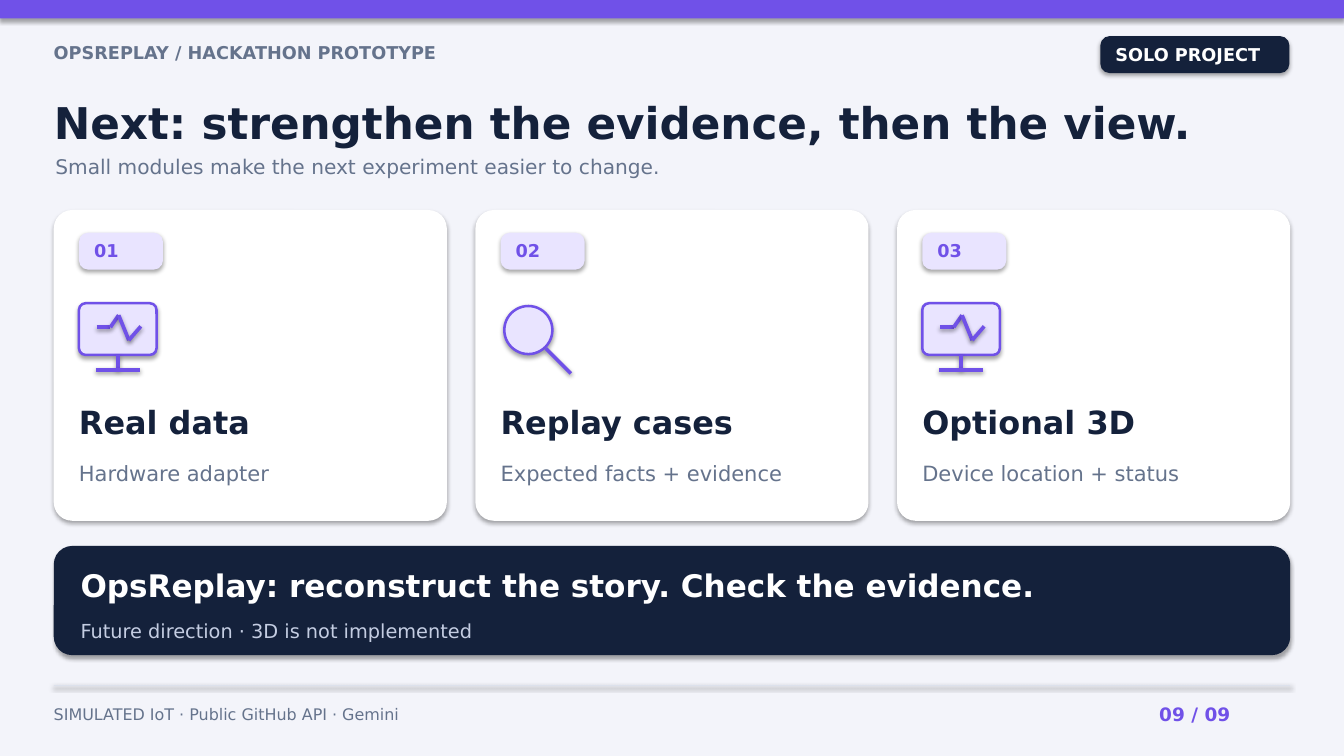
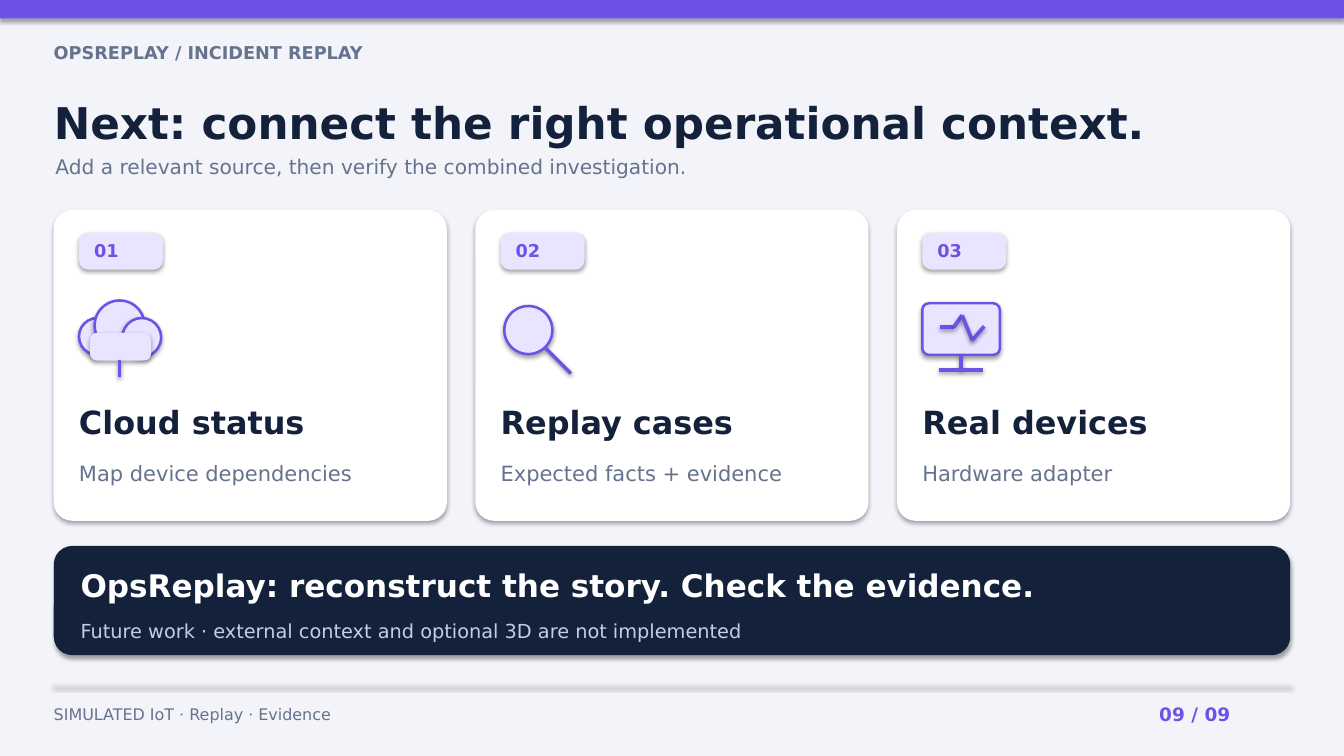
Before and after one commit to lutfim22/opsreplay, a slide deck: slide 9 of docs/HACKATHON_DEMO.pptx. Drawn at 1344x756 pixels with LibreOffice and Linux fonts; fonts in the diff are those of the drawing. Boxes give left, top, right and bottom in pixels: in the first picture for what was removed or moved away, otherwise in the second. Text is boxed around its words. In the diff, an @@ line names an element or a change of style, - is before the commit and + after.

```diff
--- a/docs/HACKATHON_DEMO.pptx
+++ b/docs/HACKATHON_DEMO.pptx
@@ text at (54,46,363,59): text changed @@
-OPSREPLAY / HACKATHON PROTOTYPE
+OPSREPLAY / INCIDENT REPLAY
@@ rounded rectangle removed at (1101,36,1291,74) @@
@@ text removed at (1115,48,1260,65) @@
-SOLO PROJECT
@@ text at (54,105,1144,149): text changed @@
-Next: strengthen the evidence, then the view.
+Next: connect the right operational context.
@@ text at (55,158,686,178): text changed @@
-Small modules make the next experiment easier to change.
+Add a relevant source, then verify the combined investigation.
@@ ellipse added at (79,318,116,355), fill #E9E4FF, outline #7051E8 1.8 pt @@
@@ ellipse added at (95,300,144,350), fill #E9E4FF, outline #7051E8 1.8 pt @@
@@ line removed from (97, 328) to (110, 328) @@
@@ line removed from (110, 328) to (119, 316) @@
@@ line removed from (119, 316) to (129, 341) @@
@@ ellipse added at (122,318,161,357), fill #E9E4FF, outline #7051E8 1.8 pt @@
@@ line removed from (129, 341) to (141, 327) @@
@@ rounded rectangle: place and size @@
-rounded rectangle at (79,303,156,355)
+rounded rectangle at (90,333,150,361)
@@ rounded rectangle at (90,333,150,361): outline #7051E8 1.8 pt to none; proportions changed @@
@@ line removed from (96, 370) to (140, 370) @@
@@ line moved from (118, 355) - (118, 370) to (120, 361) - (120, 377) @@
@@ text at (79,409,305,435): text changed @@
-Real data
+Cloud status
@@ text at (922,409,1148,435): text changed @@
-Optional 3D
+Real devices
@@ text added at (79,465,351,486), 15 pt, text #65738C @@
+Map device dependencies
@@ text "Hardware adapter": place and size @@
-text "Hardware adapter" at (79,465,269,486)
+text "Hardware adapter" at (922,465,1112,486)
@@ text removed at (922,465,1179,482) @@
-Device location + status
@@ text at (81,623,741,642): text changed @@
-Future direction · 3D is not implemented
+Future work · external context and optional 3D are not implemented
@@ text at (54,708,330,724): text changed @@
-SIMULATED IoT · Public GitHub API · Gemini
+SIMULATED IoT · Replay · Evidence
```
Also in this commit, not shown: 6 other slides changed, 2 slides added, 2 slides removed, 6 other files.
